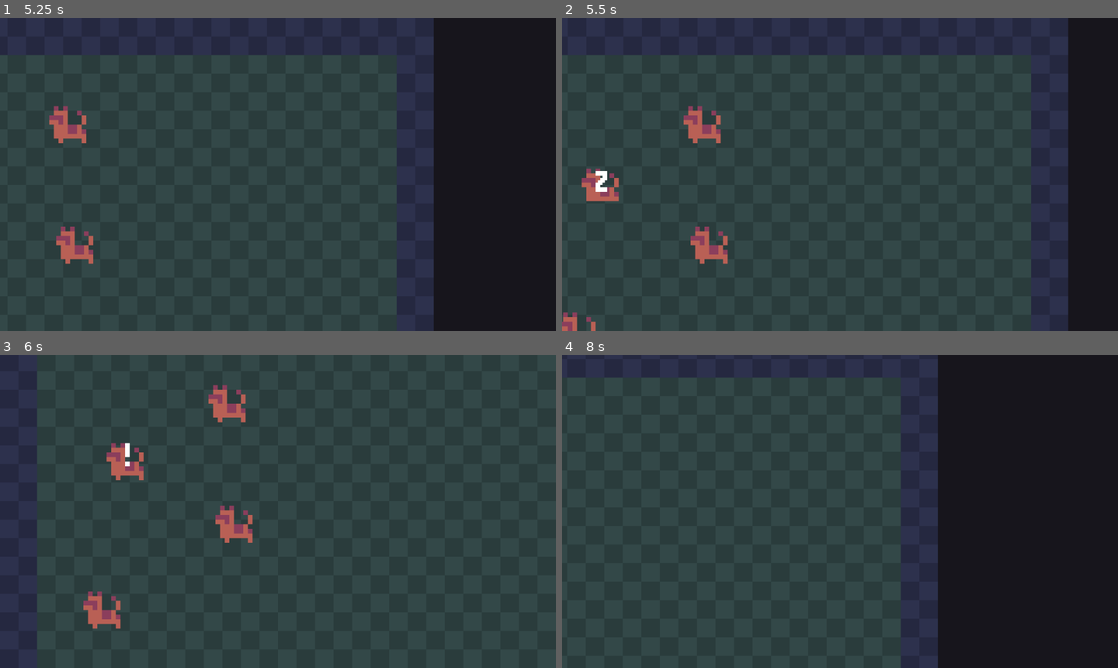
Above: before the commit, frames 1-4 (two rows, left to right).
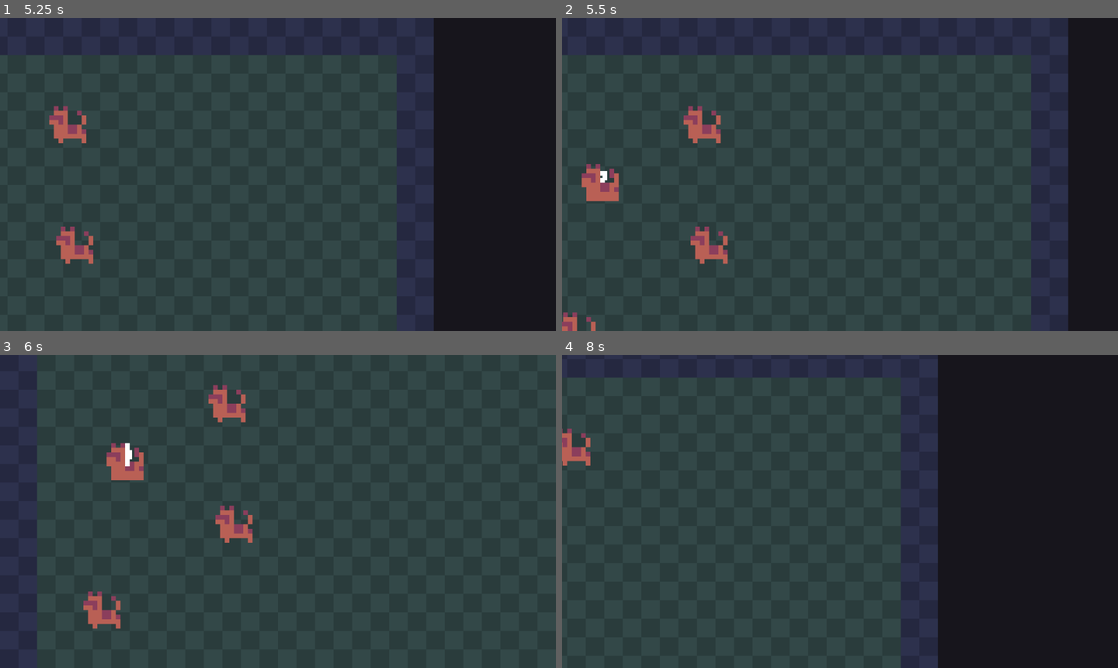
Above: after the commit, the same moments.

Repository: colinbellino/ai-and-games-2022
Game: Godot game, scene res://media/scenes/main.tscn
Same seed, same stepped clock (60 frames per second), same inputs: the game is played once before the commit and once after it.
Inputs (mouse positions are in pixels of both pictures, inside the frame that each line leads up to):
- Up to frame 1 (5.25 s): click "Start" at 0.5 s; tap Enter at 1.25 s; move the mouse to (122, 183) at 1.27 s; press the mouse at (122, 183) at 1.28 s; hold D (move_right) 1.28-2.03 s; move the mouse to (33, 246) at 2.02 s; release the mouse at (33, 246) at 2.03 s; hold S (move_down) 2.03-2.78 s; click (33, 246) at 2.1 s; move the mouse to (333, 105) at 2.77 s; press the mouse at (333, 105) at 2.78 s; hold D (move_right) 2.78-3.53 s; move the mouse to (250, 237) at 3.52 s; release the mouse at (250, 237) at 3.53 s; hold Z (move_up) 3.53-4.28 s; click (250, 237) at 3.6 s; move the mouse to (444, 221) at 4.27 s; press the mouse at (444, 221) at 4.28 s; hold Q (move_left) from 4.28 s (still down); tap F1 (debug_1) at 4.9 s; move the mouse to (0, 246) at 5.02 s; release the mouse at (0, 246) at 5.03 s; click (0, 246) at 5.1 s
- Up to frame 2 (5.5 s): keep holding Q (move_left)
- Up to frame 3 (6 s): tap F10 (debug_10) at 5.65 s; move the mouse to (211, 461) at 5.77 s; release Q (move_left) at 5.78 s; press the mouse at (211, 461) at 5.78 s; hold S (move_down) from 5.78 s (still down)
- Up to frame 4 (8 s): tap F11 (debug_11) at 6.4 s; move the mouse to (662, 464) at 6.52 s; release S (move_down) at 6.53 s; release the mouse at (662, 464) at 6.53 s; hold D (move_right) 6.53-7.28 s; click (662, 464) at 6.6 s; tap F12 (debug_12) at 7.15 s; move the mouse to (962, 495) at 7.27 s; press the mouse at (962, 495) at 7.28 s; hold Z (move_up) from 7.28 s (still down); tap F2 (debug_2) at 7.9 s

Frame 1 is identical in both runs. In frame 2, 0.3% of the frame differs, in the area x 3-11%, y 46-58%; in frame 3, 0.1%; in frame 4, 0.4%, in the area x 0-6%, y 23-36%.

Commit message:
Clean up the behaviours code and document how to use them in LDTK

Diff:
--- a/media/animations/entities/creature.tres
+++ b/media/animations/entities/creature.tres
@@ -51,7 +51,7 @@
 "frames": [ SubResource( 2 ), SubResource( 3 ) ],
 "loop": true,
 "name": "asleep",
-"speed": 5.0
+"speed": 1.0
 }, {
 "frames": [ SubResource( 4 ), SubResource( 5 ) ],
 "loop": true,
--- a/media/scenes/entities/Entity.tscn
+++ b/media/scenes/entities/Entity.tscn
@@ -22,7 +22,6 @@
 collision_layer = 2
 collision_mask = 2
 script = ExtResource( 4 )
-stimulus = 2
 
 [node name="CollisionShape2D" type="CollisionShape2D" parent="SoundArea"]
 shape = SubResource( 1 )
--- a/project.godot
+++ b/project.godot
@@ -10,11 +10,6 @@
 
 _global_script_classes=[ {
 "base": "Node",
-"class": "AttractEntities",
-"language": "GDScript",
-"path": "res://src/entities/AttractEntities.gd"
-}, {
-"base": "Node",
 "class": "Attracted",
 "language": "GDScript",
 "path": "res://src/entities/Attracted.gd"
@@ -58,6 +53,11 @@
 "class": "Save",
 "language": "GDScript",
 "path": "res://src/Save.gd"
+}, {
+"base": "Node",
+"class": "SendStimulus",
+"language": "GDScript",
+"path": "res://src/entities/SendStimulus.gd"
 }, {
 "base": "CanvasLayer",
 "class": "SettingsUI",
@@ -80,7 +80,6 @@
 "path": "res://src/entities/WakeUp.gd"
 } ]
 _global_script_class_icons={
-"AttractEntities": "",
 "Attracted": "",
 "Entity": "",
 "EntityArea2D": "",
@@ -90,6 +89,7 @@
 "LDTK": "",
 "MouseArea2D": "",
 "Save": "",
+"SendStimulus": "",
 "SettingsUI": "",
 "Sleepy": "",
 "TitleUI": "",
@@ -110,6 +110,10 @@
 [autoload]
 
 Globals="*res://src/Globals.gd"
+
+[debug]
+
+gdscript/warnings/unused_signal=false
 
 [display]
 
--- a/src/Enums.gd
+++ b/src/Enums.gd
@@ -1,6 +1,4 @@
 class_name Enums
-
-enum Stimulus { NONE, SIGHT, SOUND, TOUCH, TASTE, SMELL }
 
 enum Sources { DINO, TREE }
 
--- a/src/Game.gd
+++ b/src/Game.gd
@@ -108,63 +108,7 @@
 
     Globals.current_level = LDTK.load_ldtk(world_path)
     Globals.world.add_child(Globals.current_level)
-
-    # Extract metadata coming from LDTK file to do stuff specific to entities
-    var entities_node = Globals.current_level.find_node("Entities")
-    for child in entities_node.get_children():
-        var entity : Entity = child
-        var identifier : String = entity.get_meta("__identifier")
-        var iid : String = entity.get_meta("iid")
-        entity.name = "%s (%s)" % [identifier, iid]
-        # print("[Game] entity: ", [entity, entity.get_meta_list()])
-
-        var sprite_string : String = entity.get_meta("Sprite")
-        # match sprite_string:
-        #     "Creature": print("CREATURE!")
-        #     "Plant": print("PLANT!")
-
-        if entity.has_meta("WakeUp"):
-            var data = entity.get_meta("WakeUp")
-            if data == true:
-                var behaviour := WakeUp.new()
-                behaviour.name = "WakeUp"
-                entity.add_child(behaviour)
-
-        if entity.has_meta("AttractEntities"):
-            var data = entity.get_meta("AttractEntities")
-            if data == true:
-                var behaviour := AttractEntities.new()
-                behaviour.name = "AttractEntities"
-                entity.add_child(behaviour)
-
-        if entity.has_meta("Attracted"):
-            var data = entity.get_meta("Attracted")
-            if data == true:
-                var behaviour := Attracted.new()
-                behaviour.name = "Attracted"
-                entity.add_child(behaviour)
-        if entity.has_meta("Attracted"):
-
-            var data = entity.get_meta("Sleepy")
-            if data == true:
-                var behaviour := Sleepy.new()
-                behaviour.name = "Sleepy"
-                entity.add_child(behaviour)
-
-        var anim_path := "res://media/animations/entities/%s.tres" % [sprite_string]
-        if ResourceLoader.exists(anim_path) == false:
-            push_error("Failed to load sprite frames: %s" % [anim_path])
-            return
-
-        var sprite_frames : SpriteFrames = ResourceLoader.load(anim_path)
-        entity.sprite_body.frames = sprite_frames
-
-        if identifier == "Creature":
-            if Globals.creature != null:
-                push_error("Already on Creature in the world")
-                return
-
-            Globals.creature = child
+    LDTK.update_entities(Globals.current_level.find_node("Entities"))
 
     change_state(GameStates.PLAY)
 
--- a/src/LDTK.gd
+++ b/src/LDTK.gd
@@ -114,3 +114,61 @@
         # i -= 1
 
     return layers
+
+# Extract metadata coming from LDTK file to do stuff specific to entities
+# **Always do this AFTER the entities_node is added to the tree**
+static func update_entities(entities_node) -> void:
+    for child in entities_node.get_children():
+        var entity : Entity = child
+        var identifier : String = entity.get_meta("__identifier")
+        var iid : String = entity.get_meta("iid")
+        entity.name = "%s (%s)" % [identifier, iid]
+        # print("[Game] entity: ", [entity, entity.get_meta_list()])
+
+        # TODO: (Colin) Automate this
+        if entity.has_meta("WakeUp"):
+            var data = entity.get_meta("WakeUp")
+            if data == true:
+                var behaviour := WakeUp.new()
+                behaviour.name = "WakeUp"
+                entity.add_child(behaviour)
+
+        if entity.has_meta("SendStimulus"):
+            var data = entity.get_meta("SendStimulus")
+            if data == true:
+                var behaviour := SendStimulus.new()
+                behaviour.name = "SendStimulus"
+                entity.add_child(behaviour)
+
+        if entity.has_meta("Attracted"):
+            var data = entity.get_meta("Attracted")
+            if data == true:
+                var behaviour := Attracted.new()
+                behaviour.name = "Attracted"
+                entity.add_child(behaviour)
+        if entity.has_meta("Attracted"):
+
+            var data = entity.get_meta("Sleepy")
+            if data == true:
+                var behaviour := Sleepy.new()
+                behaviour.name = "Sleepy"
+                entity.add_child(behaviour)
+
+        var sprite_string : String = entity.get_meta("Sprite")
+        var anim_path := "res://media/animations/entities/%s.tres" % [sprite_string]
+        if ResourceLoader.exists(anim_path) == false:
+            push_error("Failed to load sprite frames: %s" % [anim_path])
+            return
+
+        var sprite_frames : SpriteFrames = ResourceLoader.load(anim_path)
+        entity.sprite_body.frames = sprite_frames
+
+        if identifier == "Creature":
+            if Globals.creature != null:
+                push_error("Already on Creature in the world")
+                return
+
+            Globals.creature = child
+            # TODO: remove this
+            # Quick hack to make the creature always visible
+            Globals.creature.z_index = 99
--- a/src/entities/Attracted.gd
+++ b/src/entities/Attracted.gd
@@ -3,13 +3,15 @@
 onready var entity : Entity = get_parent()
 
 func _ready() -> void:
-    var _result = entity.connect("attracted", self, "entity_attracted")
+    var _result = entity.connect("stimulus_received", self, "entity_stimulus_received")
 
 func _exit_tree() -> void:
-    entity.disconnect("attracted", self, "entity_attracted")
+    entity.disconnect("stimulus_received", self, "entity_stimulus_received")
 
-func entity_attracted(emiter: Entity) -> void:
-    # TODO: Do this only if Idle maybe?
+func entity_stimulus_received(type: String, emiter: Entity) -> void:
+    if type != "Attraction" || entity._state != Enums.EntityStates.Idle:
+        return
+
     entity.destination = emiter.position
     entity.change_state(Enums.EntityStates.Attracted)
-    # print("[Attracted] %s attracted to %s" % [entity.name, emiter.name])
+    # print("[Attracted] %s stimulus_received to %s" % [entity.name, emiter.name])
--- a/src/entities/Entity.gd
+++ b/src/entities/Entity.gd
@@ -14,8 +14,7 @@
 signal area_exited(area)
 signal state_entered(new_state)
 signal state_exited(previous_state)
-
-signal attracted(emiter)
+signal stimulus_received(type, emiter)
 
 func _process(_delta: float):
     if _state == Enums.EntityStates.Idle:
--- a/src/entities/EntityArea2D.gd
+++ b/src/entities/EntityArea2D.gd
@@ -7,7 +7,6 @@
 onready var entity : Node2D = get_parent()
 
 var source : int # Set to parent value for easier reference
-export(Enums.Stimulus) var stimulus : int # Override on scene inspector
 var _entities : Array = []
 
 func _ready() -> void:
--- a/src/entities/AttractEntities.gd
+++ b/src/entities/SendStimulus.gd
@@ -1,4 +1,4 @@
-class_name AttractEntities extends Node
+class_name SendStimulus extends Node
 
 onready var entity : Entity = get_parent()
 
@@ -10,7 +10,8 @@
 
 func entity_interacted() -> void:
     entity.change_state(Enums.EntityStates.Activating)
+    var type = entity.get_meta("SendStimulus_Type")
 
     var entities = entity.get_entities_in_area()
     for target in entities:
-        target.emit_signal("attracted", entity)
+        target.emit_signal("stimulus_received", type, entity)
Not shown, changed: media/maps/world_0.ldtk
Not shown, added: README.md
